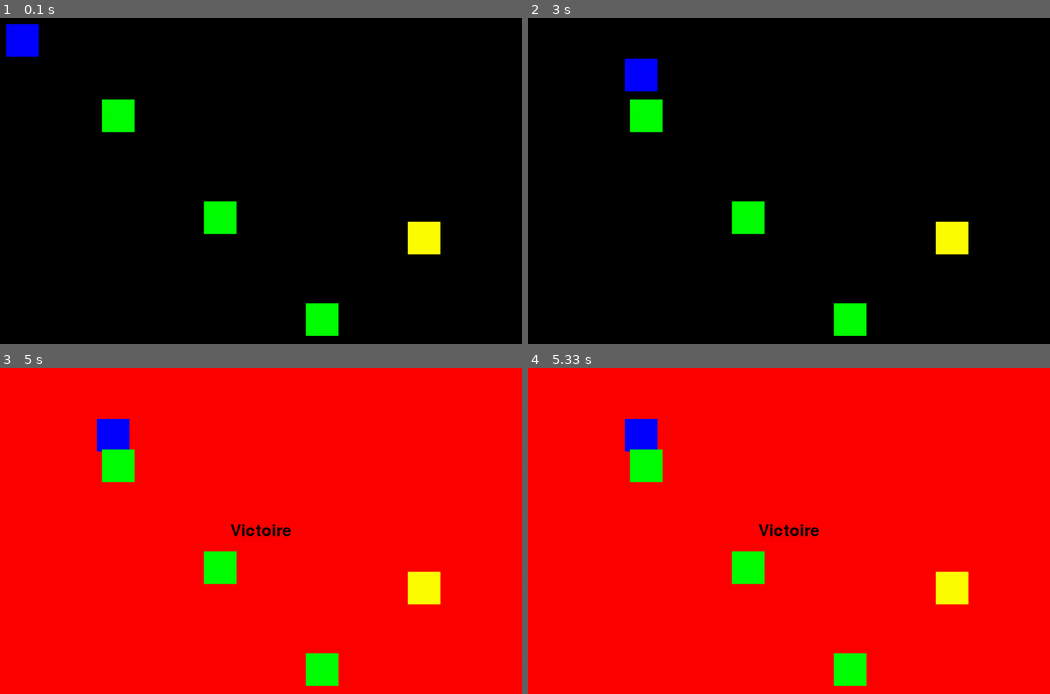
Above: before the commit, frames 1-4 (two rows, left to right).
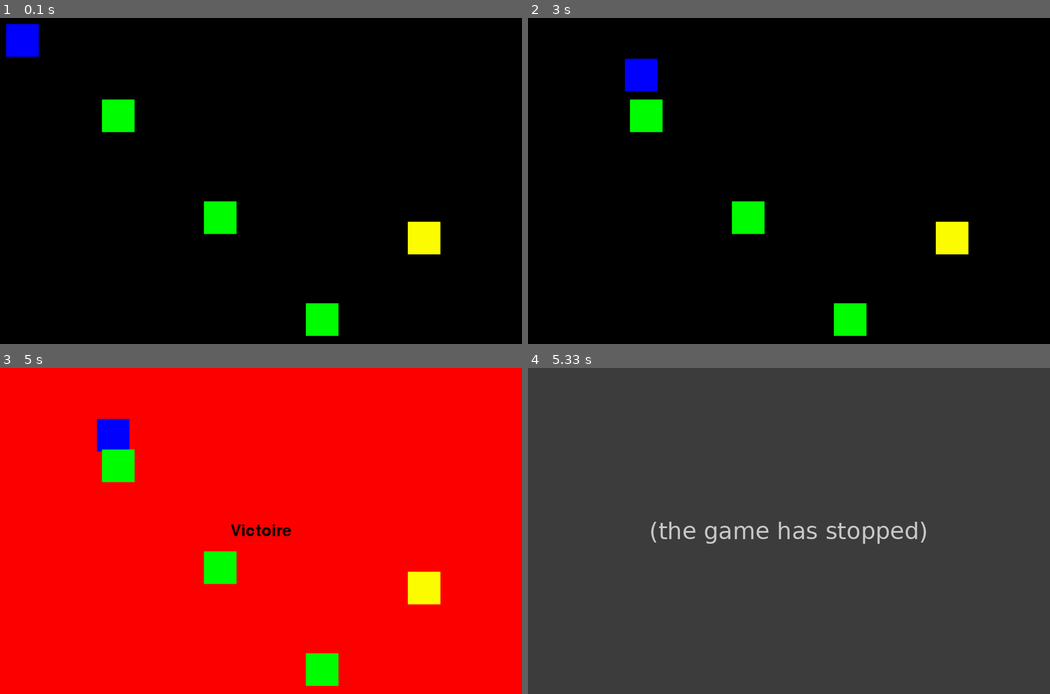
Above: after the commit, the same moments.

Repository: Valwiler/Pygame-RatMaze
Game: pygame game, started from main.py
Two runs of this game, one before a commit and one after it. Both use one fixed random seed, a clock stepped at 60 frames per second and the inputs below.
Inputs:
- Up to frame 1 (0.1 s): no input
- Up to frame 2 (3 s): hold Left 0.33-0.87 s; hold Down 0.9-1.2 s; hold Up 1.67-2.03 s; hold Right 2.07-2.7 s; hold Down from 2.73 s (still down)
- Up to frame 3 (5 s): release Down at 3.1 s
- Up to frame 4 (5.33 s): no input

Frames 1-3 are identical in both runs. In frame 4, 100% of the frame differs, in the area x 0-100%, y 0-100%.
After the commit the program exited at 5.07 s; later frames show no game.

Commit message:
small_refactor

Diff:
--- a/controller/game_listener.py
+++ b/controller/game_listener.py
@@ -18,22 +18,22 @@
         for event in pygame.event.get():
             if event.type == pygame.QUIT:
                 sys.exit()
-            elif event.type == pygame.KEYDOWN:  # check for key presses
-                if event.key == pygame.K_LEFT:  # left arrow turns left
+            elif event.type == pygame.KEYDOWN:
+                if event.key == pygame.K_LEFT:
                     self.pressed_left = True
-                elif event.key == pygame.K_RIGHT:  # right arrow turns right
+                elif event.key == pygame.K_RIGHT:
                     self.pressed_right = True
-                elif event.key == pygame.K_UP:  # up arrow goes up
+                elif event.key == pygame.K_UP:
                     self.pressed_up = True
-                elif event.key == pygame.K_DOWN:  # down arrow goes down
+                elif event.key == pygame.K_DOWN:
                     self.pressed_down = True
-            elif event.type == pygame.KEYUP:  # check for key releases
-                if event.key == pygame.K_LEFT:  # left arrow turns left
+            elif event.type == pygame.KEYUP:
+                if event.key == pygame.K_LEFT:
                     self.pressed_left = False
-                elif event.key == pygame.K_RIGHT:  # right arrow turns right
+                elif event.key == pygame.K_RIGHT:
                     self.pressed_right = False
-                elif event.key == pygame.K_UP:  # up arrow goes up
+                elif event.key == pygame.K_UP:
                     self.pressed_up = False
-                elif event.key == pygame.K_DOWN:  # down arrow goes down
+                elif event.key == pygame.K_DOWN:
                     self.pressed_down = False
         return self.pressed_up, self.pressed_down, self.pressed_left, self.pressed_right
--- a/model/game.py
+++ b/model/game.py
@@ -6,21 +6,21 @@
 
 SCREEN_WIDTH = 1024
 SCREEN_HEIGHT = 640
+ACTORS_ICON_SIZE = 64
 MVT = 10
 FR = 30
 
 NUMBER_OF_ACTORS = 5
 LABORAT_ID = 0
 
-ACTORS_ICON_SIZE = 64
-
+COORDINATE_X = 0
+COORDINATE_Y = 1
 
 class Game:
     __instance = None
 
     def __new__(cls):
         if cls.__instance is None:
-            print('creating new game instance')
             cls.__instance = super(Game, cls).__new__(cls)
             cls.actor_factory = af.Actor_Factory(NUMBER_OF_ACTORS)
             cls.player = cls.actor_factory.get_actor(LABORAT_ID)
@@ -32,29 +32,29 @@
 
     def new_position_validation(self):
 
-        if self.player.position[0] < 0:
-            self.player.position[0] = 0
-        elif self.player.position[0] > SCREEN_WIDTH - ACTORS_ICON_SIZE:
-            self.player.position[0] = SCREEN_WIDTH - ACTORS_ICON_SIZE
-        elif self.player.position[1] < 0:
-            self.player.position[1] = 0
-        elif self.player.position[1] > SCREEN_HEIGHT - ACTORS_ICON_SIZE:
-            self.player.position[1] = SCREEN_HEIGHT - ACTORS_ICON_SIZE
+        if self.player.position[COORDINATE_X] < 0:
+            self.player.position[COORDINATE_X] = 0
+        elif self.player.position[COORDINATE_X] > SCREEN_WIDTH - ACTORS_ICON_SIZE:
+            self.player.position[COORDINATE_X] = SCREEN_WIDTH - ACTORS_ICON_SIZE
+        elif self.player.position[COORDINATE_Y] < 0:
+            self.player.position[COORDINATE_Y] = 0
+        elif self.player.position[COORDINATE_Y] > SCREEN_HEIGHT - ACTORS_ICON_SIZE:
+            self.player.position[COORDINATE_Y] = SCREEN_HEIGHT - ACTORS_ICON_SIZE
 
     def run(self):
         while self.running and self.window.game_over is False:
             pressed_up, pressed_down, pressed_left, pressed_right = self.game_listener.get_input()
             if pressed_left:
-                self.player.position[0] -= MVT
+                self.player.position[COORDINATE_X] -= MVT
             if pressed_right:
-                self.player.position[0] += MVT
+                self.player.position[COORDINATE_X] += MVT
             if pressed_up:
-                self.player.position[1] -= MVT
+                self.player.position[COORDINATE_Y] -= MVT
             if pressed_down:
-                self.player.position[1] += MVT
+                self.player.position[COORDINATE_Y] += MVT
             self.window.update_icons()
             self.clock.tick(FR)
             self.new_position_validation()
 
         self.window.update_icons()
-        time.sleep(3)
+        time.sleep(2)
--- a/view/Window.py
+++ b/view/Window.py
@@ -35,7 +35,6 @@
                             rect = text.get_rect()
                             rect.center =  self.center
                             self.ecran.blit(text, rect)
-                            print('game over')
                         elif isinstance(other_object, a.Fromage):
                             self.background_color = WHITE
                             other_object.set_alive(False)
@@ -44,7 +43,6 @@
                             rect = text.get_rect()
                             rect.center = self.center
                             self.ecran.blit(text, rect)
-                            print('Yay, you won !!!')
                         else:
                             pass
             color, rect = i.Actor_Icon(actor, self.actors_icons_size).get_icon()
